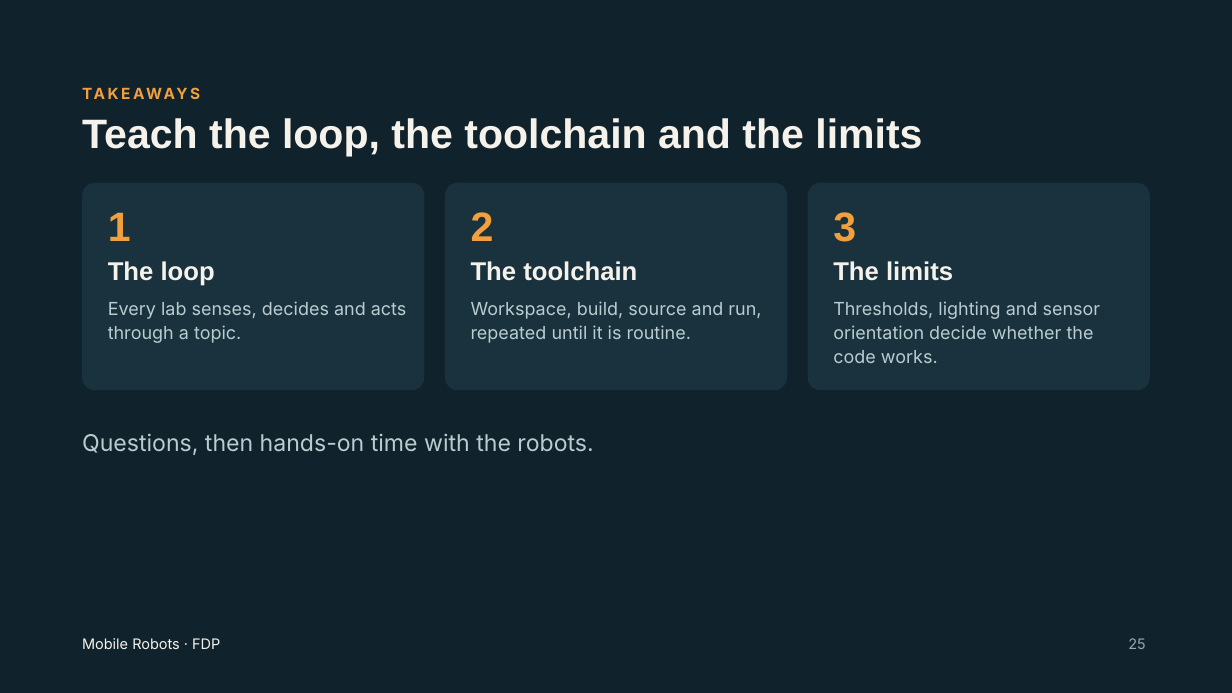
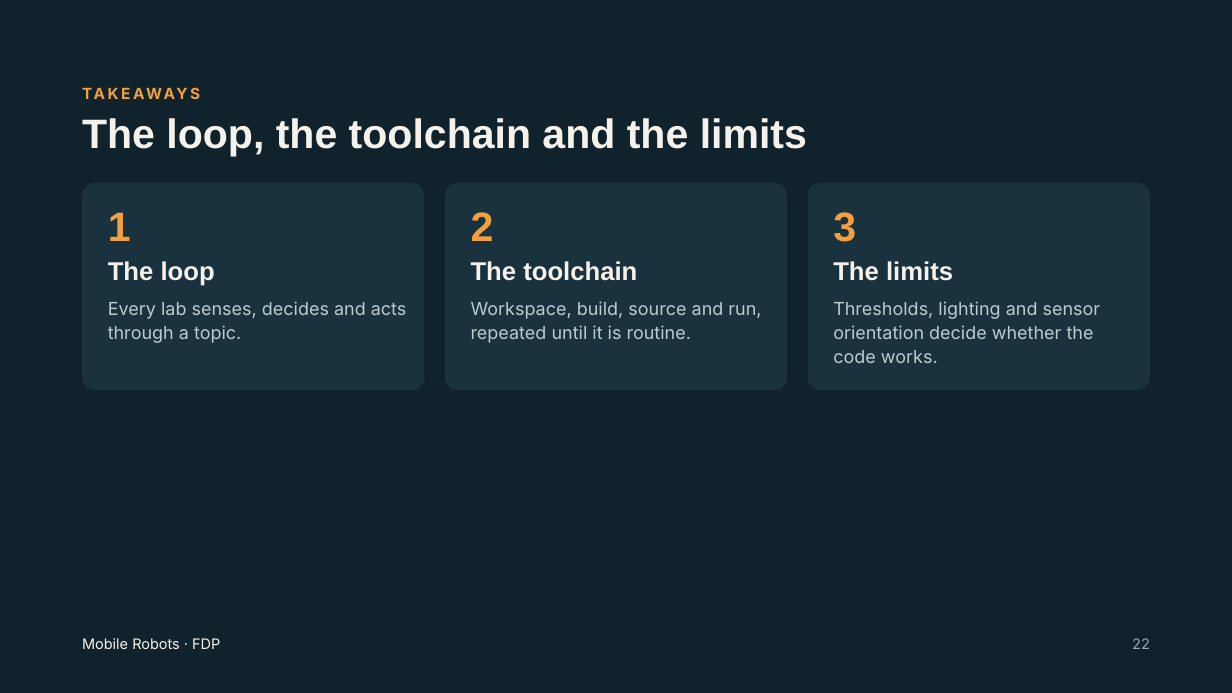
Before and after one commit to HariniSriraman/FDP-Mobile-Robot, a slide deck: slide 22 of FDP-MobileRobots.pptx (slide 25 before the commit). Drawn at 1232x693 pixels with LibreOffice and Linux fonts; fonts in the diff are those of the drawing. Boxes give left, top, right and bottom in pixels: in the first picture for what was removed or moved away, otherwise in the second. Text is boxed around its words. In the diff, an @@ line names an element or a change of style, - is before the commit and + after.

```diff
--- a/FDP-MobileRobots.pptx
+++ b/FDP-MobileRobots.pptx
@@ title at [82, 118, 807, 157]: text changed @@
-Teach the loop, the toolchain and the limits
+The loop, the toolchain and the limits
@@ text removed at [82, 433, 593, 455] @@
-Questions, then hands-on time with the robots.
@@ text at [1132, 638, 1150, 649]: text changed @@
-25
+22
```
Also in this commit, not shown: 19 other slides changed, 3 slides removed.
